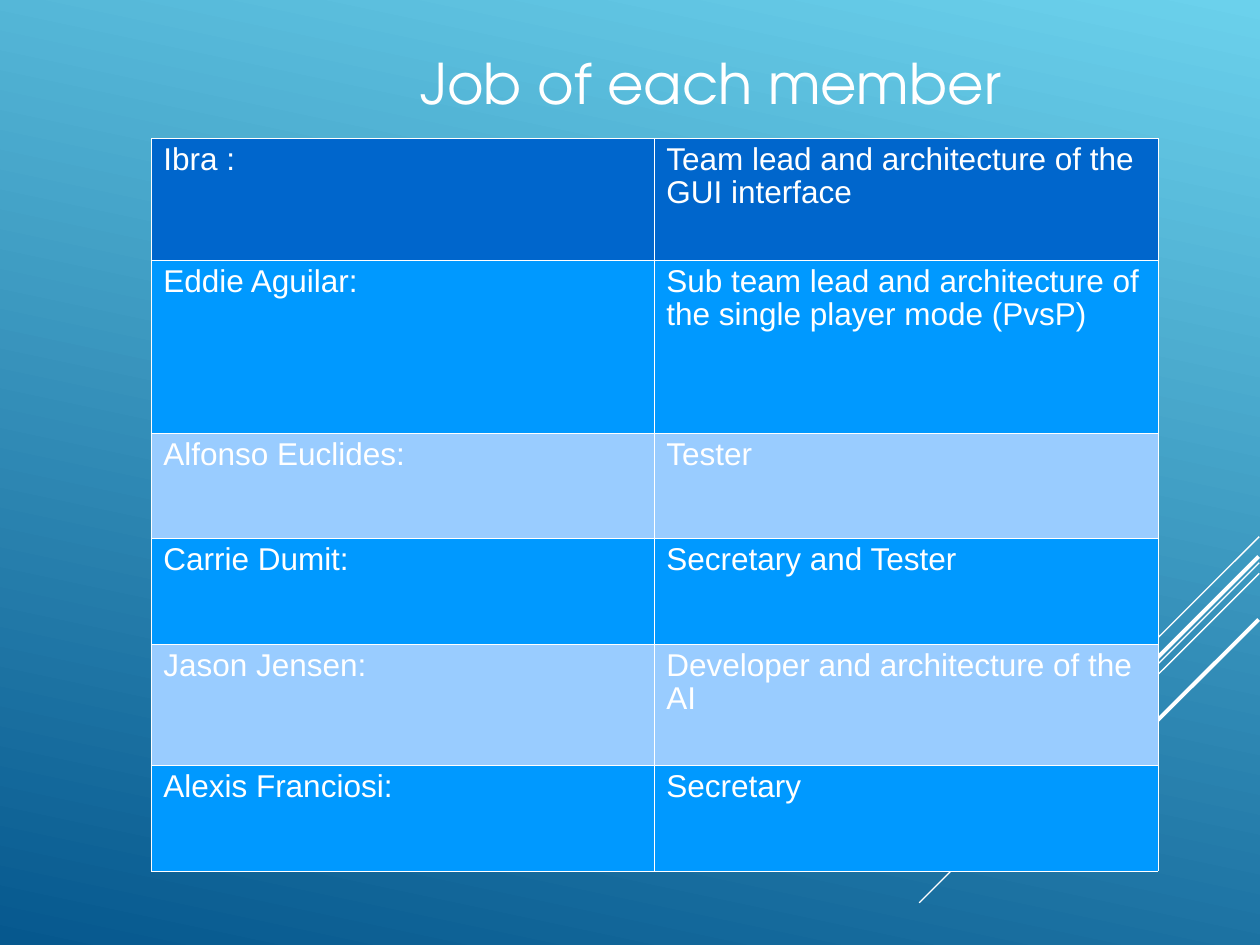
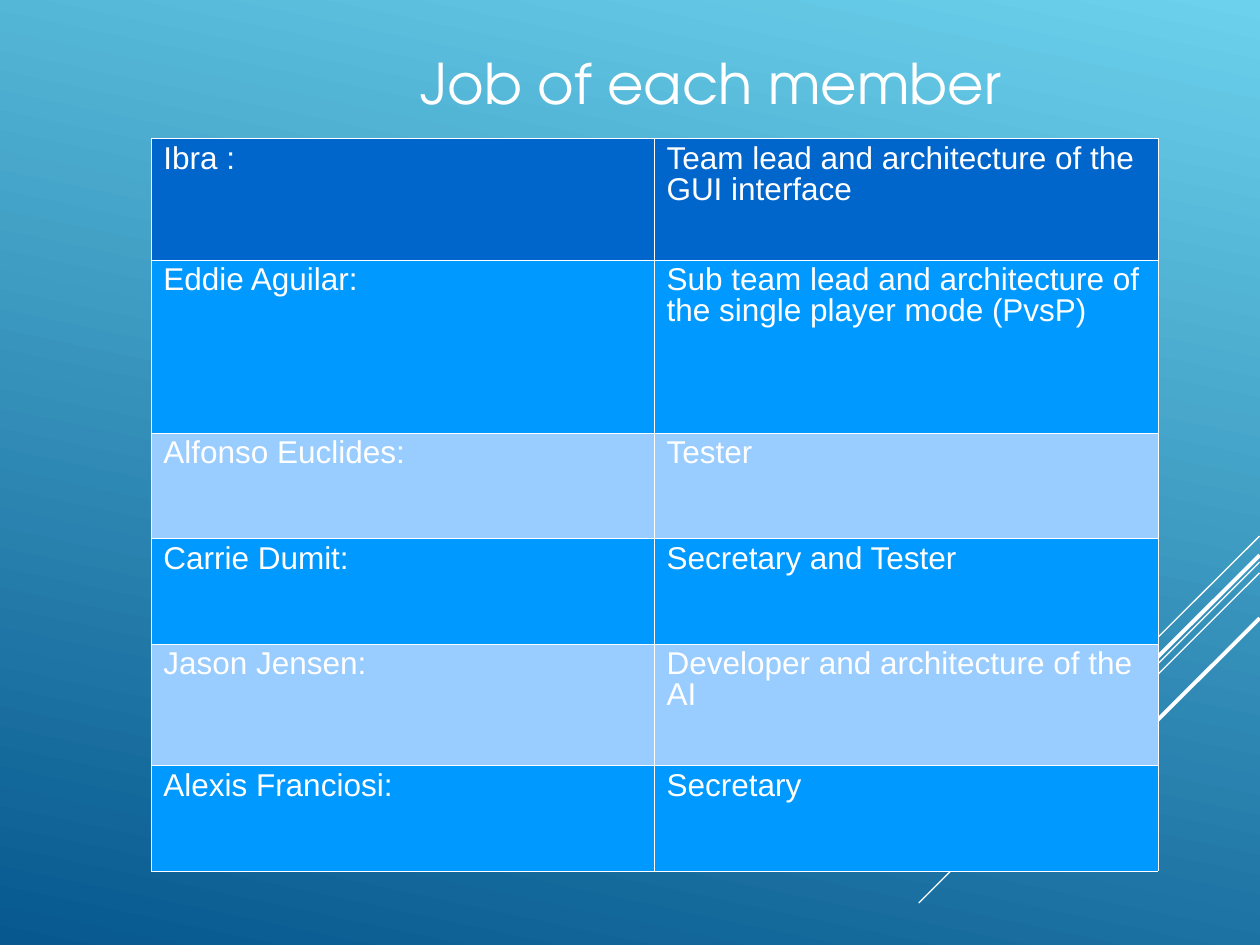
Before and after one commit to Amatarasu/A-Team, a slide deck: slide 2 of Power.Point.Presentation-bk.ppt. Drawn at 1260x945 pixels with LibreOffice and Linux fonts; fonts in the diff are those of the drawing. Boxes give left, top, right and bottom in pixels: in the first picture for what was removed or moved away, otherwise in the second. Text is boxed around its words. In the diff, an @@ line names an element or a change of style, - is before the commit and + after.

```diff
--- a/Power.Point.Presentation-bk.ppt
+++ b/Power.Point.Presentation-bk.ppt
@@ table at bbox=[151, 139, 1158, 872] @@
@@ line spacing 0.93 to 0.87 @@
```
Also in this commit, not shown: 14 other slides changed, 1 slide added, 1 slide removed.
